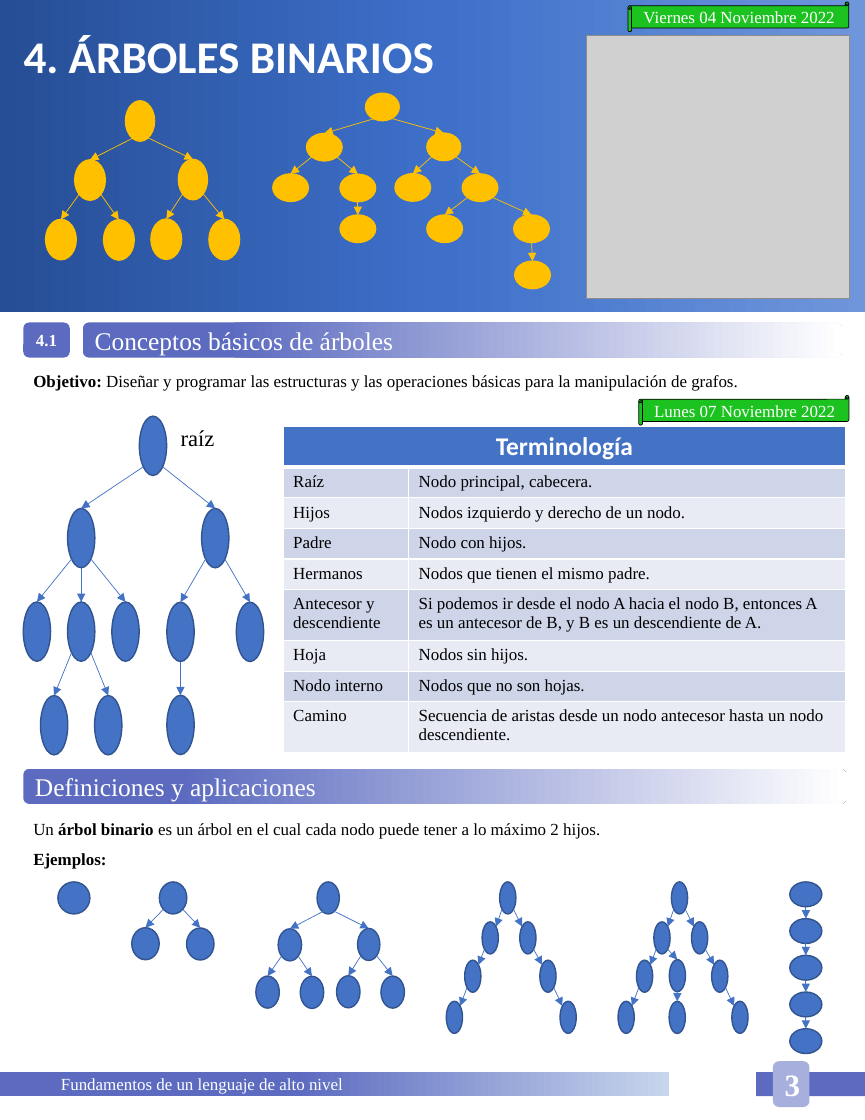
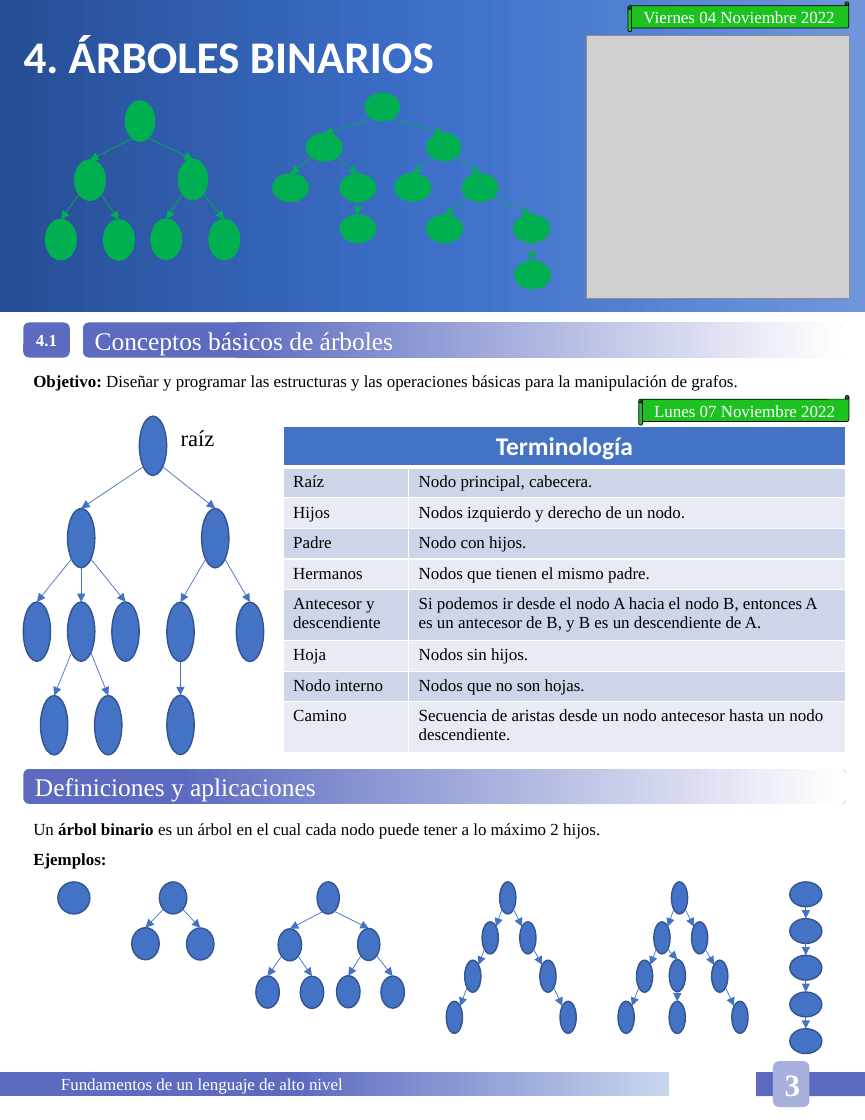
Before and after one commit to HugoEsparzaC/Libreta-Estructuras-II, a slide deck: slide 59 of Libreta Estructuras de Datos II.pptx (slide 55 before the commit). Drawn at 865x1120 pixels with LibreOffice and Linux fonts; fonts in the diff are those of the drawing; grey boxes stand for pictures. Boxes give left, top, right and bottom in pixels: in the first picture for what was removed or moved away, otherwise in the second. Text is boxed around its words. In the diff, an @@ line names an element or a change of style, - is before the commit and + after.

```diff
--- a/Libreta Estructuras de Datos II.pptx
+++ b/Libreta Estructuras de Datos II.pptx
@@ arrow (384, 116) - (325, 133): stroke #FFC000 0.5 pt to #00B050 0.5 pt @@
@@ arrow (381, 115) - (444, 133): stroke #FFC000 0.5 pt to #00B050 0.5 pt @@
@@ arrow (141, 133) - (90, 160): stroke #FFC000 0.5 pt to #00B050 0.5 pt @@
@@ arrow (138, 133) - (193, 160): stroke #FFC000 0.5 pt to #00B050 0.5 pt @@
@@ arrow (311, 157) - (291, 174): stroke #FFC000 0.5 pt to #00B050 0.5 pt @@
@@ arrow (337, 157) - (358, 174): stroke #FFC000 0.5 pt to #00B050 0.5 pt @@
@@ arrow (431, 157) - (413, 174): stroke #FFC000 0.5 pt to #00B050 0.5 pt @@
@@ arrow (456, 157) - (480, 174): stroke #FFC000 0.5 pt to #00B050 0.5 pt @@
@@ arrow (79, 194) - (61, 219): stroke #FFC000 0.5 pt to #00B050 0.5 pt @@
@@ arrow (101, 194) - (119, 220): stroke #FFC000 0.5 pt to #00B050 0.5 pt @@
@@ arrow (183, 193) - (166, 219): stroke #FFC000 0.5 pt to #00B050 0.5 pt @@
@@ arrow (204, 193) - (224, 219): stroke #FFC000 0.5 pt to #00B050 0.5 pt @@
@@ arrow (358, 201) - (358, 215): stroke #FFC000 0.5 pt to #00B050 0.5 pt @@
@@ arrow (467, 197) - (445, 215): stroke #FFC000 0.5 pt to #00B050 0.5 pt @@
@@ arrow (493, 197) - (531, 215): stroke #FFC000 0.5 pt to #00B050 0.5 pt @@
@@ fill #FFC000 to #00B050; outline #FFC000 1 pt to #00B050 1 pt in 18 elements at (125,101,155,141), (74,160,105,200), (178,160,208,200), (46,219,76,260), (104,220,134,261), (151,219,181,260), (209,219,239,260), (365,94,399,121), (306,133,342,161), (427,133,461,161), (273,174,308,201), (340,174,376,201), (395,174,430,201), (462,174,498,201), (340,215,376,242), (427,215,463,242), (514,215,550,242), (515,262,551,289) @@
@@ arrow (531, 242) - (532, 262): stroke #FFC000 0.5 pt to #00B050 0.5 pt @@
```
Also in this commit, not shown: 9 other slides changed, 5 slides added, 1 slide removed, 1 other file.
